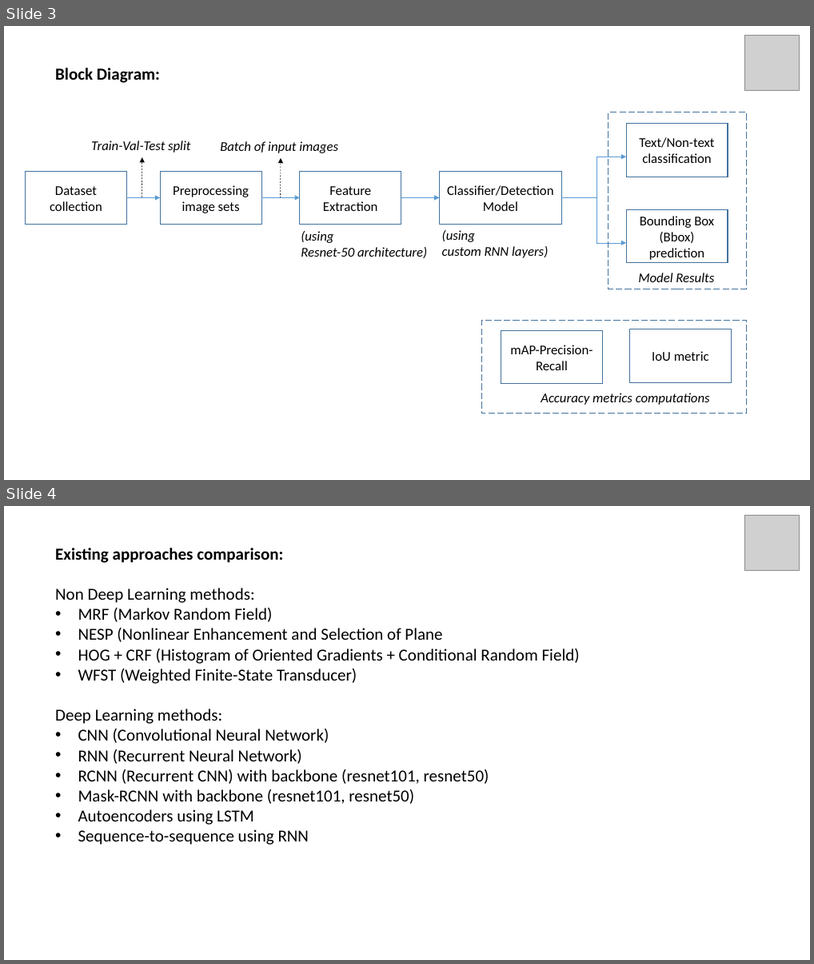
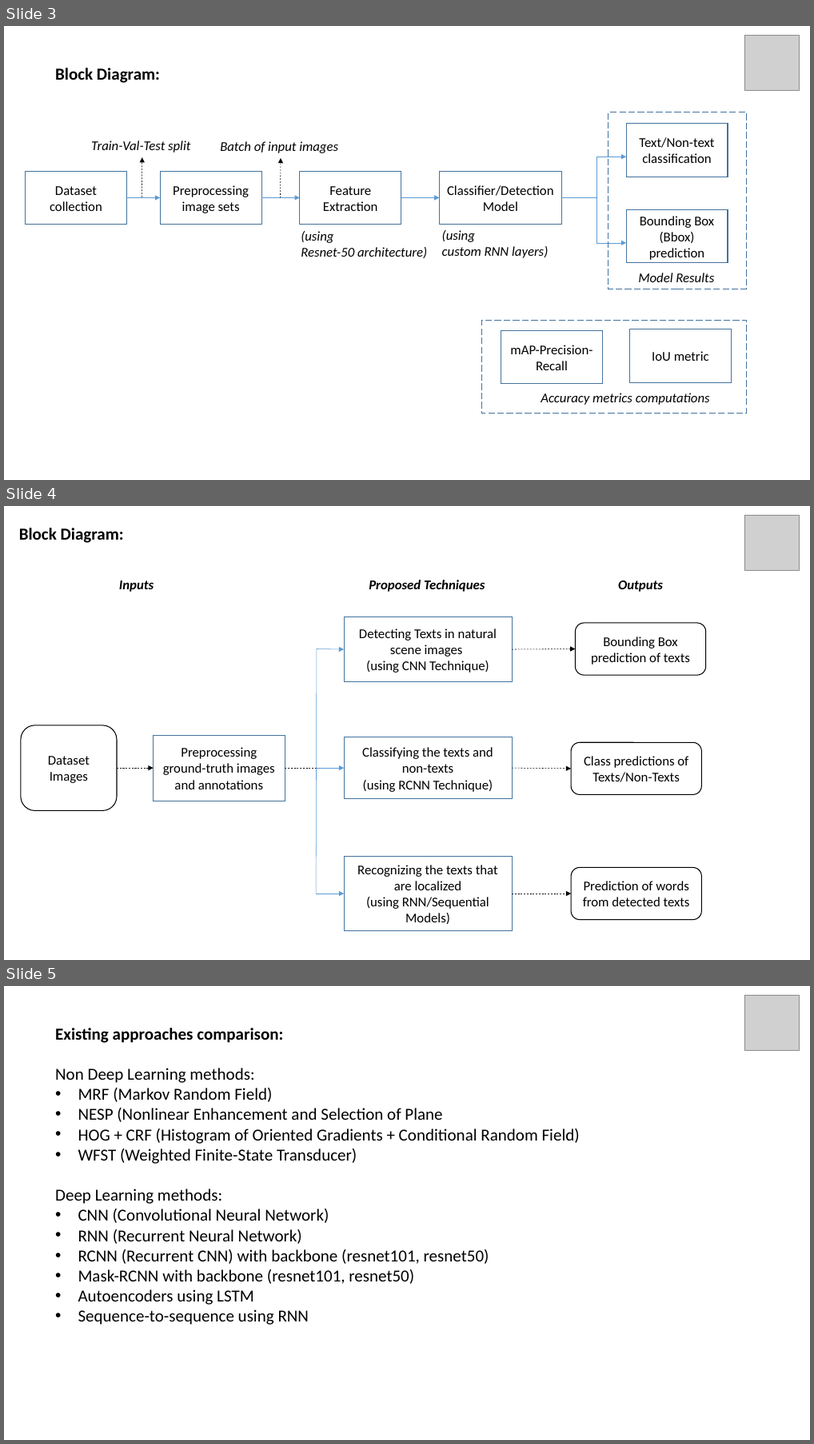
Before and after one commit to GustovalleyTechnovations/Text-Segmentation, a slide deck: Documents/Study/Project_Presentation.pptx. Shown one above the other, each under a label of ours: slides 3 and 4 before the commit, slides 3, 4 and 5 after it. The pictures are 814x964 and 814x1444 pixels, drawn with LibreOffice and Linux fonts; fonts in the diff are those of the drawing; grey boxes stand for pictures. Boxes give left, top, right and bottom in pixels: in the first picture for what was removed or moved away, otherwise in the second. Text is boxed around its words. In the diff, an @@ line names an element or a change of style, - is before the commit and + after.

Commit message:
Block Diagram has been updated -> Project_Presentation.pptx

```diff
--- a/Documents/Study/Project_Presentation.pptx
+++ b/Documents/Study/Project_Presentation.pptx
@@ slide 4 added at [4,506,810,960], background #FFFFFF @@
@@ picture added at [745,515,800,570] @@
@@ group added at [19,528,706,931]: 7 arrows, 4 texts, 4 rectangles, 4 rounded rectangles, 2 lines @@
+Block Diagram:
+Preprocessing ground-truth images and annotations
+Detecting Texts in natural scene images
+(using CNN Technique)
+Classifying the texts and non-texts
+(using RCNN Technique)
+Recognizing the texts that are localized
+(using RNN/Sequential Models)
+Bounding Box prediction of texts
+Class predictions of Texts/Non-Texts
+Prediction of words from detected texts
+Inputs
+Proposed Techniques
+Outputs
+Dataset Images
@@ what was slide 4 is now slide 5 @@
```
Also in this commit, not shown: 1 other file.
